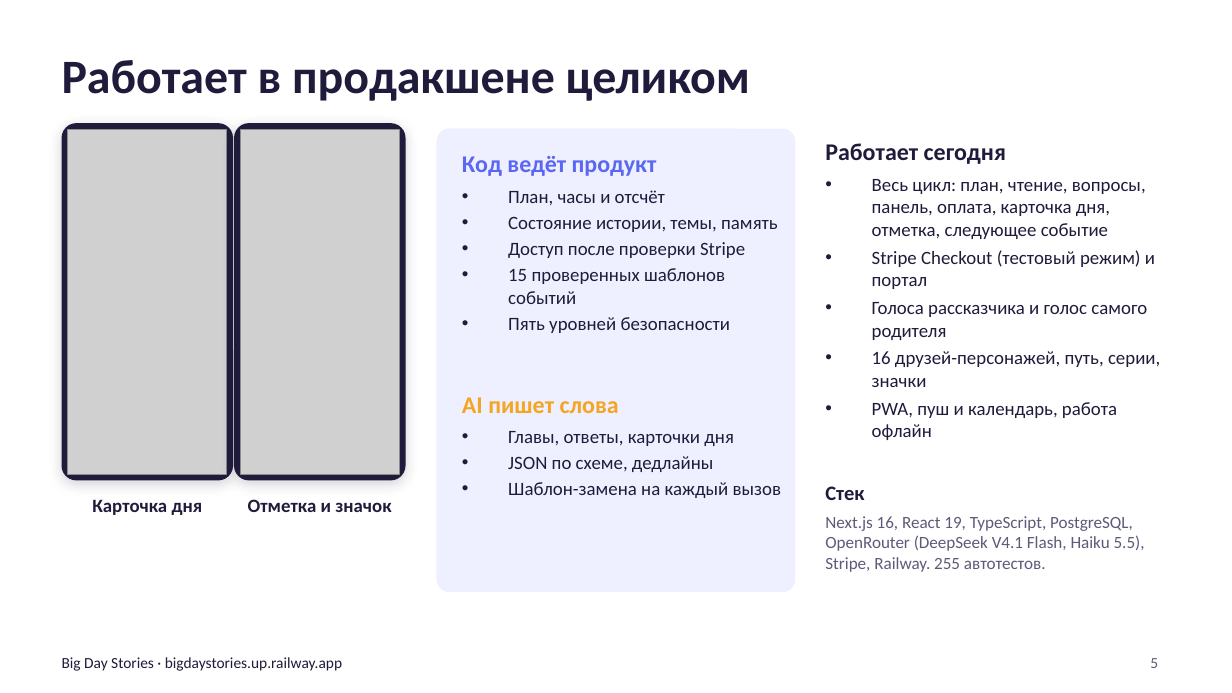
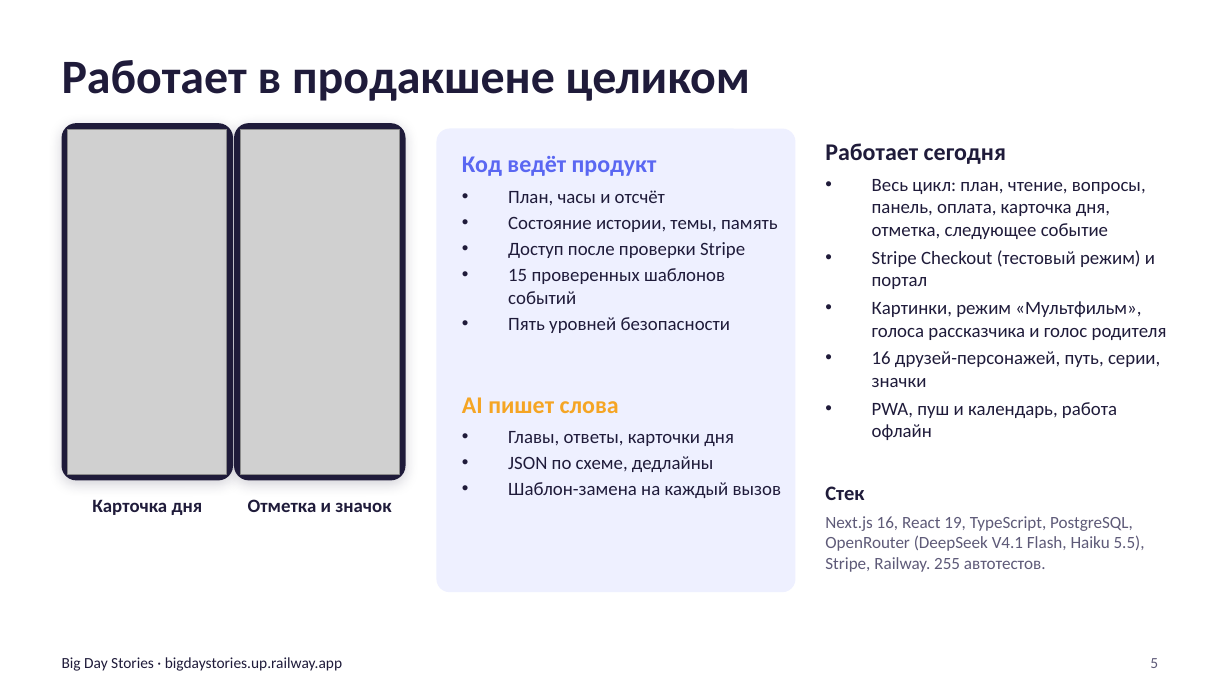
Before and after one commit to Adilm8/Hackathon, a slide deck: slide 5 of docs/pitch/deck/big-day-stories-deck-ru.pptx. Drawn at 1232x693 pixels with LibreOffice and Linux fonts; fonts in the diff are those of the drawing; grey boxes stand for pictures. Boxes give left, top, right and bottom in pixels: in the first picture for what was removed or moved away, otherwise in the second. Text is boxed around its words. In the diff, an @@ line names an element or a change of style, - is before the commit and + after.

```diff
--- a/docs/pitch/deck/big-day-stories-deck-ru.pptx
+++ b/docs/pitch/deck/big-day-stories-deck-ru.pptx
@@ text at (872,301,1167,340): text changed @@
-• Голоса рассказчика и голос самого родителя
+• Картинки, режим «Мультфильм», голоса рассказчика и голос родителя
```
Also in this commit, not shown: 2 other slides changed, 34 other files.
